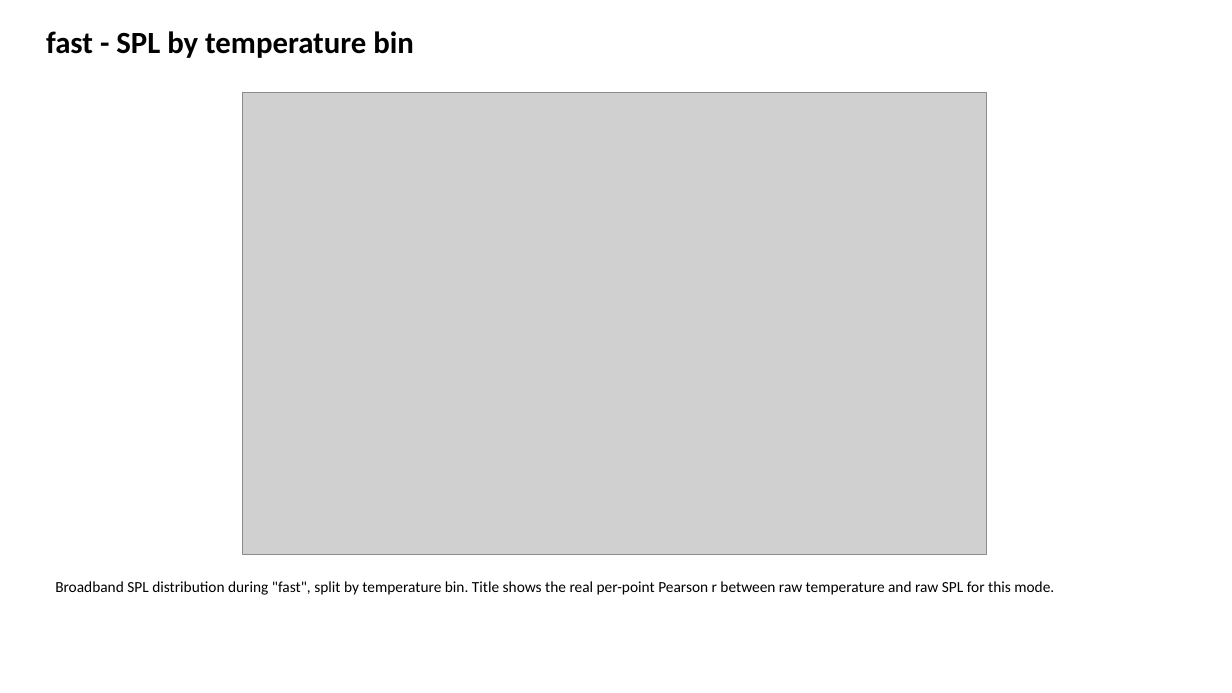
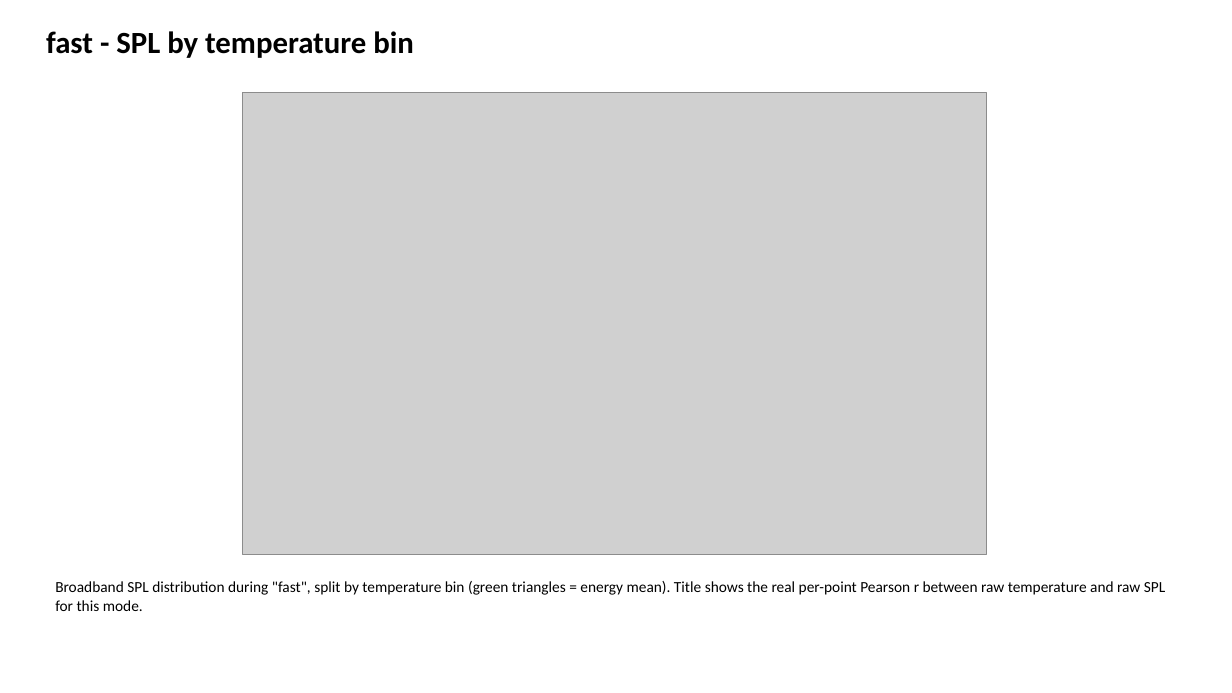
Before and after one commit to NMFS-PAM-Glider/hackathon-shared-repo, a slide deck: slide 29 of noise-fx-calc/noise_analysis_outputs/sg607/sg607_pam_noise_summary.pptx. Drawn at 1232x693 pixels with LibreOffice and Linux fonts; fonts in the diff are those of the drawing; grey boxes stand for pictures. Boxes give left, top, right and bottom in pixels: in the first picture for what was removed or moved away, otherwise in the second. Text is boxed around its words. In the diff, an @@ line names an element or a change of style, - is before the commit and + after.

```diff
--- a/noise-fx-calc/noise_analysis_outputs/sg607/sg607_pam_noise_summary.pptx
+++ b/noise-fx-calc/noise_analysis_outputs/sg607/sg607_pam_noise_summary.pptx
@@ text at box(55, 581, 1165, 611): text changed @@
-Broadband SPL distribution during "fast", split by temperature bin. Title shows the real per-point Pearson r between raw temperature and raw SPL for this mode.
+Broadband SPL distribution during "fast", split by temperature bin (green triangles = energy mean). Title shows the real per-point Pearson r between raw temperature and raw SPL for this mode.
```
Also in this commit, not shown: 129 other slides changed, 4 other files.
